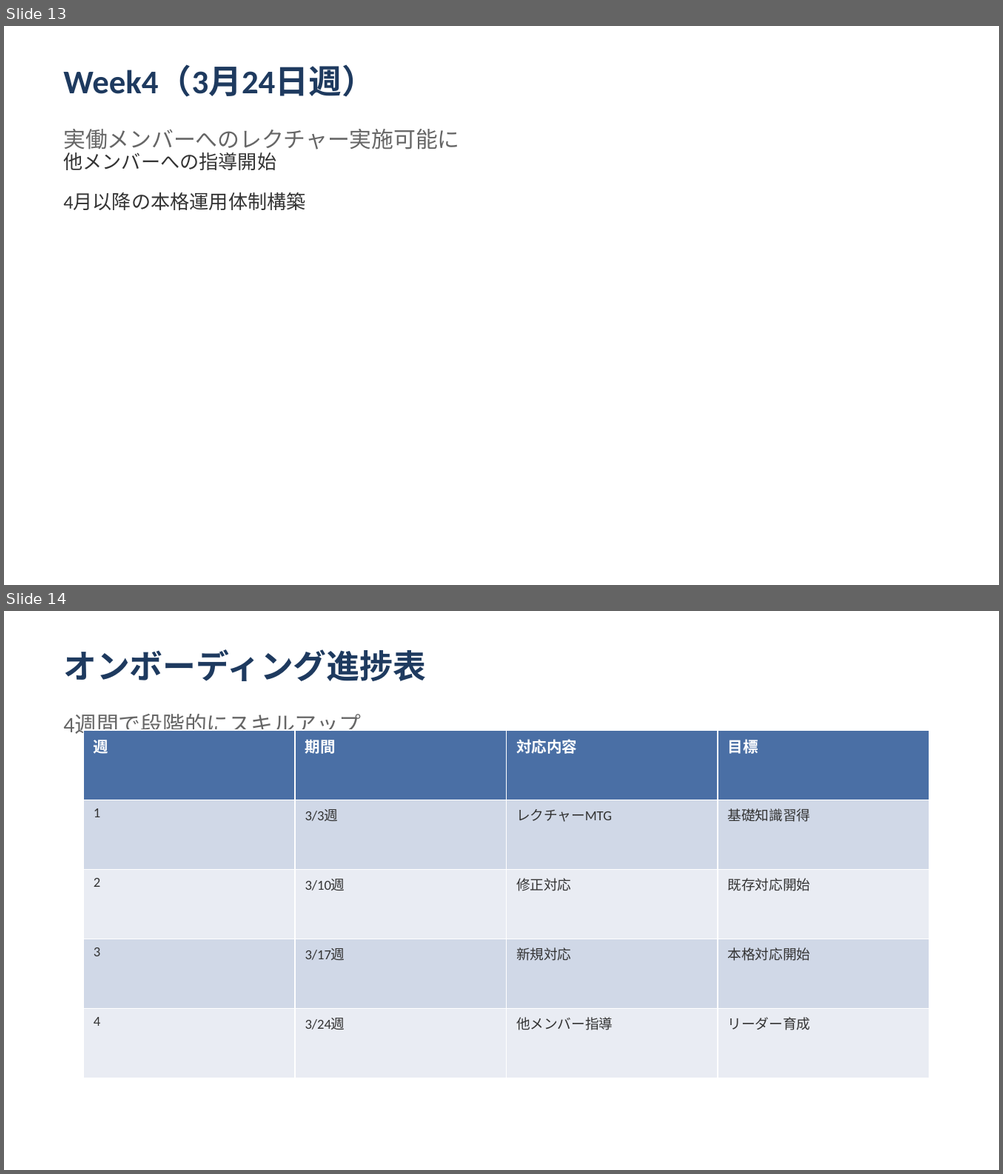
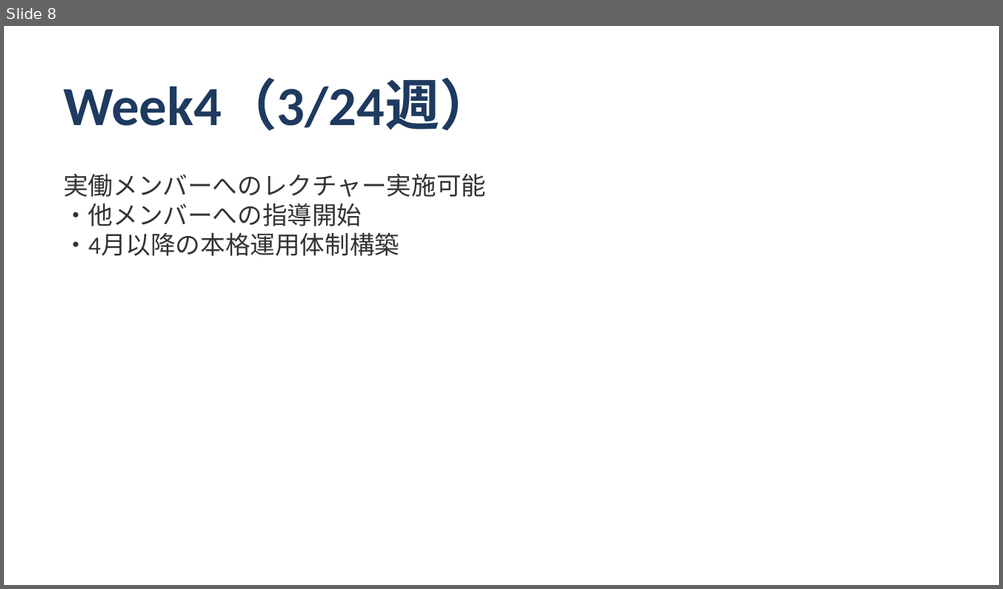
Before and after one commit to shoichitsuno-collab/MySpace_Shoichi-Tsuno, a slide deck: 匠技研工業プロジェクト_オンボーディング計画.pptx. Shown one above the other, each under a label of ours: slides 13 and 14 before the commit, slide 8 after it. The pictures are 1003x1174 and 1003x589 pixels, drawn with LibreOffice and Linux fonts; fonts in the diff are those of the drawing. Boxes give left, top, right and bottom in pixels: in the first picture for what was removed or moved away, otherwise in the second. Text is boxed around its words. In the diff, an @@ line names an element or a change of style, - is before the commit and + after.

```diff
--- a/匠技研工業プロジェクト_オンボーディング計画.pptx
+++ b/匠技研工業プロジェクト_オンボーディング計画.pptx
@@ slide 14 removed at [4, 611, 999, 1170], background #FFFFFF @@
@@ text removed at [63, 649, 426, 681] @@
-オンボーディング進捗表
@@ text removed at [63, 714, 361, 738] @@
-4週間で段階的にスキルアップ
@@ table removed at [84, 730, 927, 1079], 5 rows, 4 columns @@
-週 | 期間 | 対応内容 | 目標
-1 | 3/3週 | レクチャーMTG | 基礎知識習得
-2 | 3/10週 | 修正対応 | 既存対応開始
-3 | 3/17週 | 新規対応 | 本格対応開始
-4 | 3/24週 | 他メンバー指導 | リーダー育成
@@ what was slide 13 is now slide 8 @@
@@ slide 8 changed as well @@
@@ text at [63, 80, 495, 131]: text changed; size 24 to 40 pt @@
-Week4（3月24日週）
+Week4（3/24週）
@@ text removed at [63, 129, 459, 150] @@
-実働メンバーへのレクチャー実施可能に
@@ text at [63, 174, 486, 256]: text changed; size 14 to 18 pt @@
-他メンバーへの指導開始
-4月以降の本格運用体制構築
+実働メンバーへのレクチャー実施可能
+・他メンバーへの指導開始
+・4月以降の本格運用体制構築
```
Also in this commit, not shown: 8 other slides changed, 5 slides added, 12 other slides removed.
